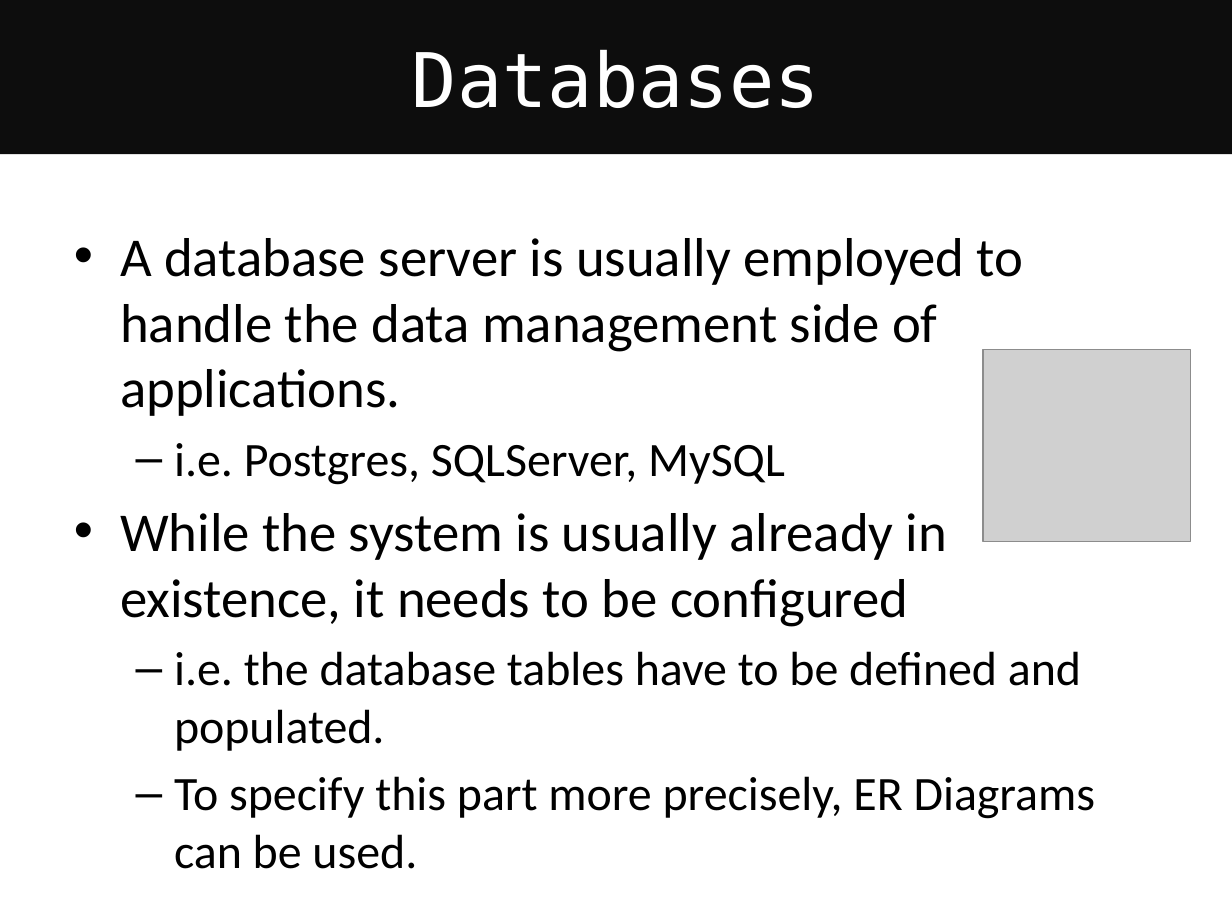
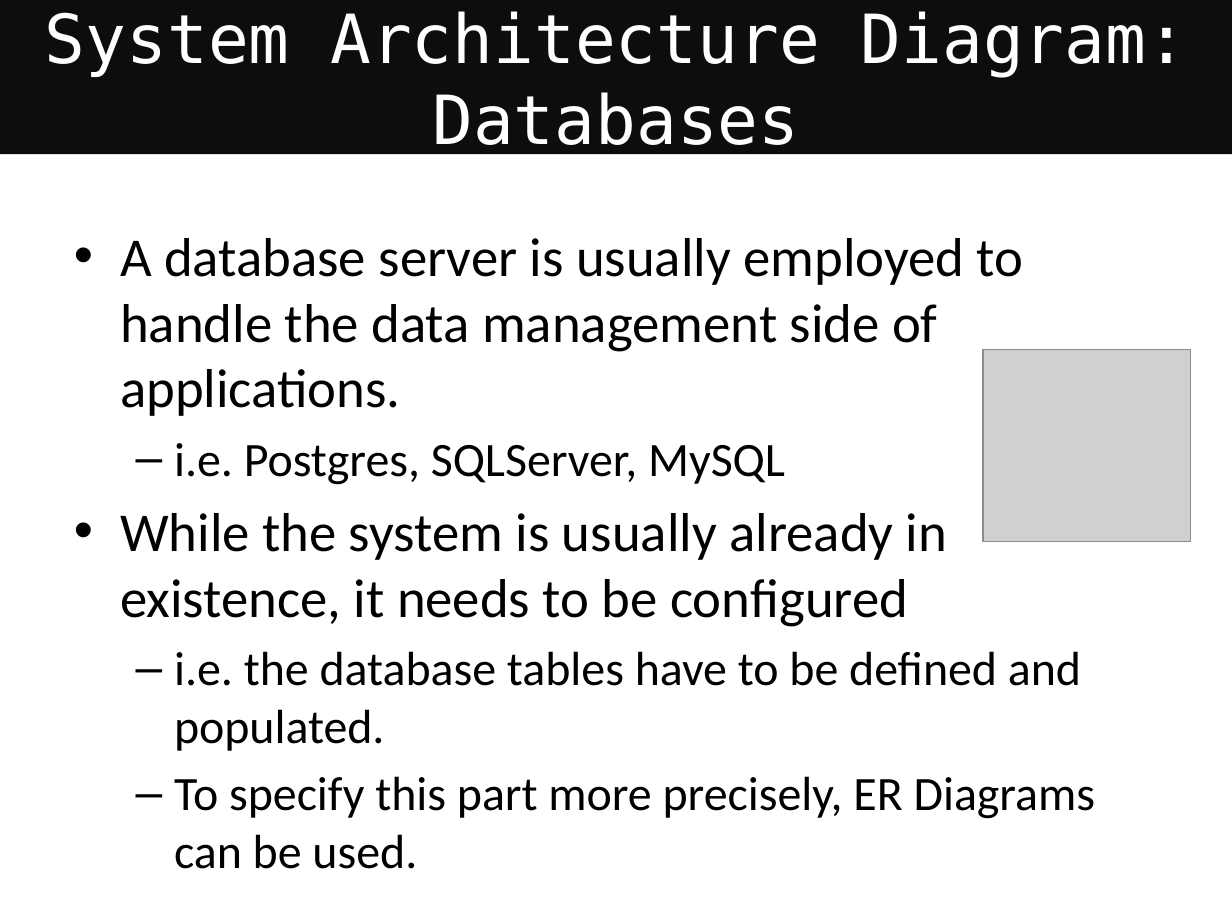
Before and after one commit to neverbiasu/awesome-uofg-msc-cs, a slide deck: slide 48 of materials/semester-2/COMPSCI5012-internet-technology/lectures/L1-IntroSysArchDBInfoArch.pptx (slide 47 before the commit). Drawn at 1232x924 pixels with LibreOffice and Linux fonts; fonts in the diff are those of the drawing; grey boxes stand for pictures. Boxes give left, top, right and bottom in pixels: in the first picture for what was removed or moved away, otherwise in the second. Text is boxed around its words. In the diff, an @@ line names an element or a change of style, - is before the commit and + after.

```diff
--- a/materials/semester-2/COMPSCI5012-internet-technology/lectures/L1-IntroSysArchDBInfoArch.pptx
+++ b/materials/semester-2/COMPSCI5012-internet-technology/lectures/L1-IntroSysArchDBInfoArch.pptx
@@ title at [45, 11, 1187, 159]: text changed; size 44 to 39.6 pt @@
-Databases
+System Architecture Diagram: Databases
```
Also in this commit, not shown: 10 other slides changed, 2 slides added, 10 other files.
